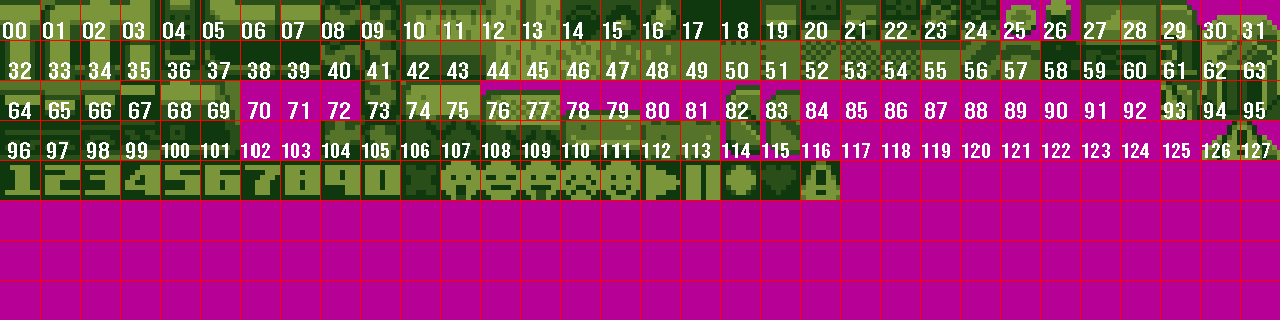
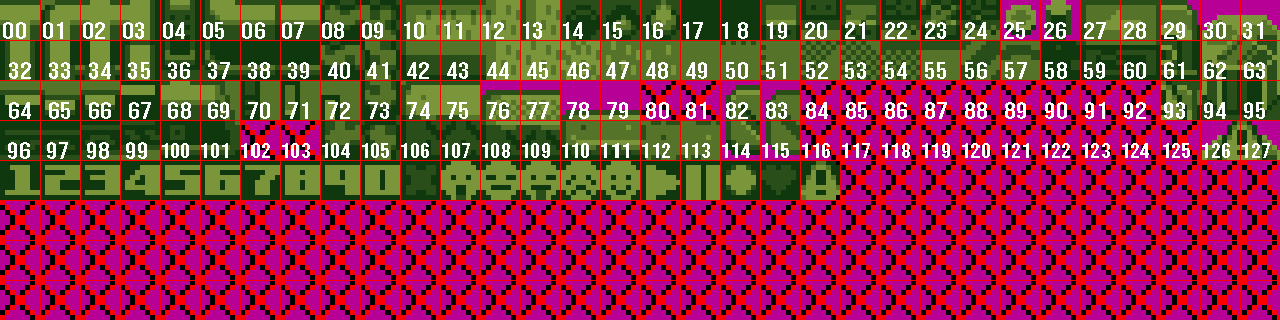
Two versions of the same layered image (1280x320). Layer-by-layer changes:
painted on "tileset_DMG_Urban" (1st of 2) over [0, 81, 1280, 320]
